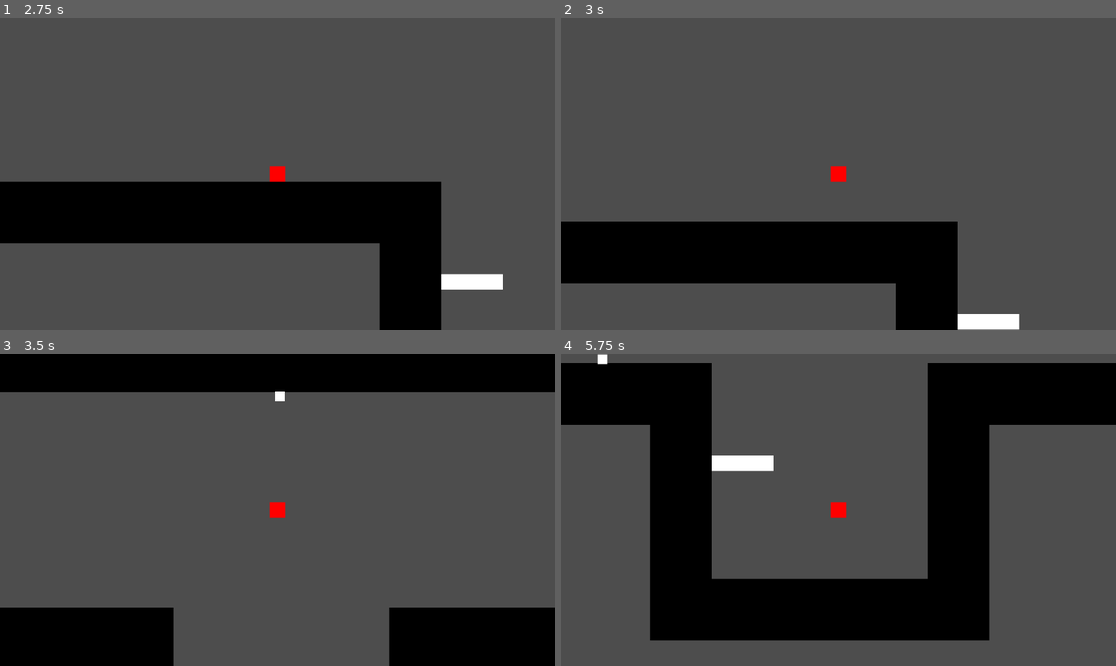
Above: before the commit, frames 1-4 (two rows, left to right).
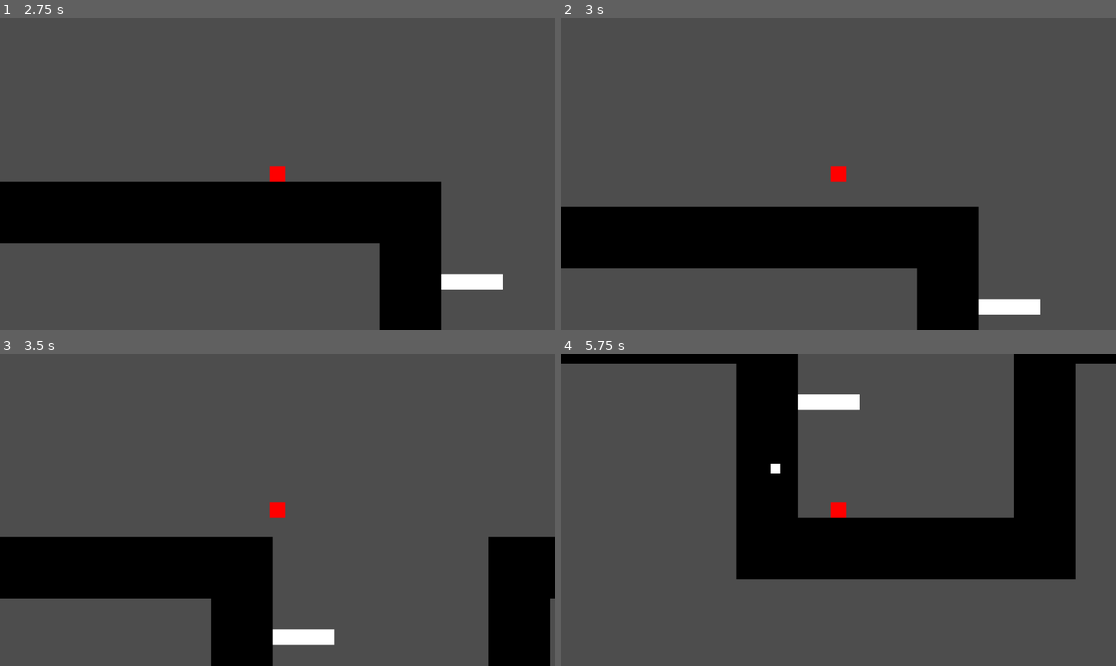
Above: after the commit, the same moments.

Repository: Lukko-Digital/upwell
Game: Godot game, scene res://src/main.tscn
Two runs of this game, one before a commit and one after it. Both use one fixed random seed, a clock stepped at 60 frames per second and the inputs below.
Inputs (mouse positions are in pixels of both pictures, inside the frame that each line leads up to):
- Up to frame 1 (2.75 s): tap Enter at 0.5 s; move the mouse to (399, 158) at 0.52 s; hold Right mouse button (attract) 0.53-1.28 s; hold D (right) 0.53-2.03 s; tap Space (jump) at 0.77, 1.52 s; move the mouse to (166, 189) at 1.27 s; tap E (recall) at 1.35 s; move the mouse to (333, 105) at 2.02 s; press the mouse at (333, 105) at 2.03 s; hold A (left) from 2.03 s (still down)
- Up to frame 2 (3 s): move the mouse to (810, 236) at 2.77 s; release A (left) at 2.78 s; release the mouse at (810, 236) at 2.78 s; hold D (right) from 2.78 s (still down); right-click (810, 236) at 2.85 s
- Up to frame 3 (3.5 s): keep holding D (right); tap Space (jump) at 3.02 s
- Up to frame 4 (5.75 s): move the mouse to (1005, 556) at 3.52 s; hold E (recall) 3.53-4.28 s; tap Space (jump) at 3.77, 4.52 s; move the mouse to (672, 463) at 4.27 s; release D (right) at 4.28 s; hold A (left) 4.28-5.03 s; click (672, 463) at 4.35 s; move the mouse to (866, 510) at 5.02 s; hold D (right) from 5.03 s (still down); hold Right mouse button (attract) from 5.03 s (still down)

Frame 1 is identical in both runs. In frame 2, 9.6% of the frame differs, in the area x 0-87%, y 60-100%; in frame 3, 37%; in frame 4, 52%, in the area x 0-100%, y 0-92%.

Commit message:
tweak speed numbers

Diff:
--- a/src/player.gd
+++ b/src/player.gd
@@ -9,8 +9,8 @@
 }
 const DRILL = {
 	LAUNCH_SPEED = 1000.0,
-	ATTRACT_SPEED = 600.0,
-	REPEL_SPEED = 600.0,
+	ATTRACT_SPEED = 400.0,
+	REPEL_SPEED = 400.0,
 	RECALL_SPEED = 8.0
 }
 
